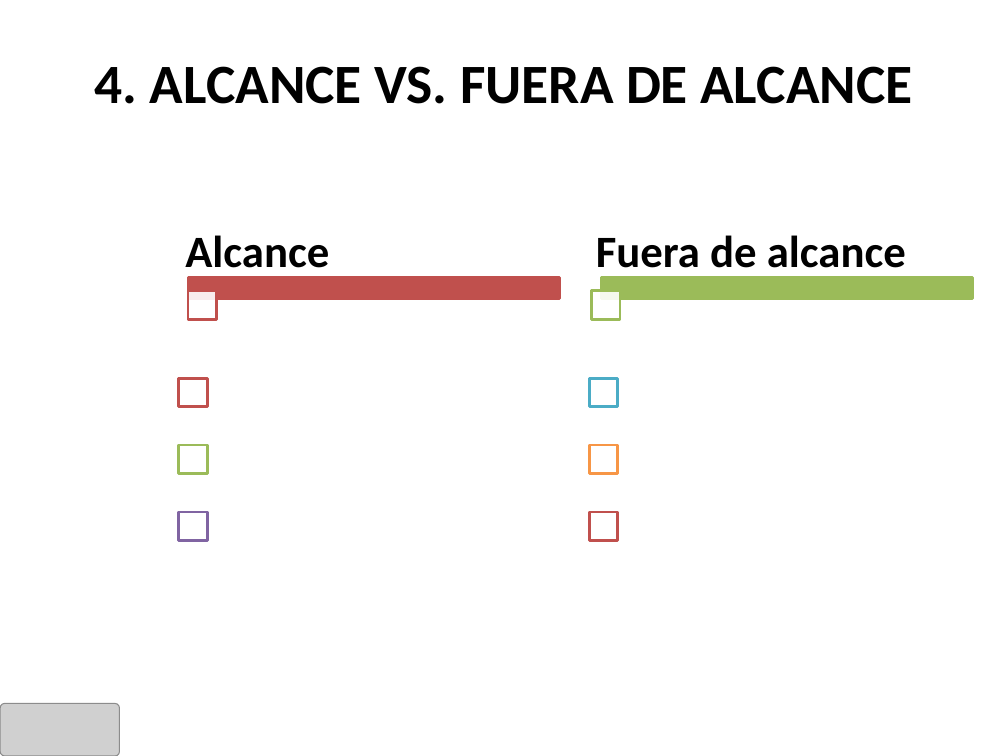
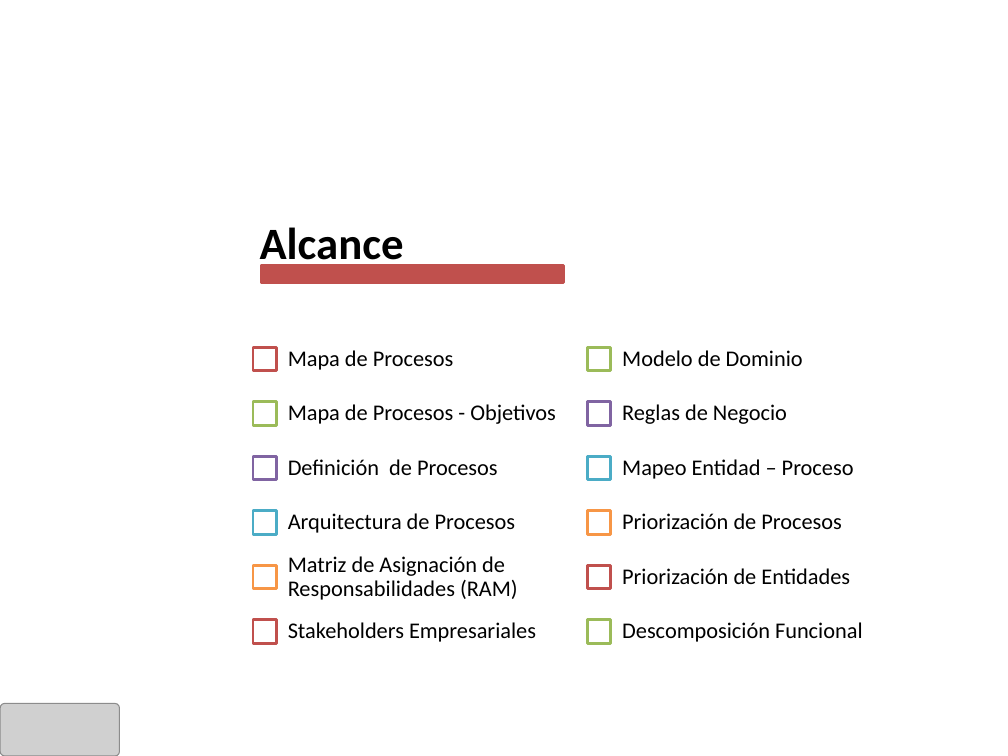
Before and after one commit to cms/proyecto-fya, a slide deck: slide 6 of Presentación Sem 7 - 2011.2/Presentación Final v1.0.pptx. Drawn at 1008x756 pixels with LibreOffice and Linux fonts; fonts in the diff are those of the drawing; grey boxes stand for pictures; background and template pictures are left out. Boxes give left, top, right and bottom in pixels: in the first picture for what was removed or moved away, otherwise in the second. Text is boxed around its words. In the diff, an @@ line names an element or a change of style, - is before the commit and + after.

```diff
--- a/Presentación Sem 7 - 2011.2/Presentación Final v1.0.pptx
+++ b/Presentación Sem 7 - 2011.2/Presentación Final v1.0.pptx
@@ title at bbox=[95, 66, 912, 104]: text changed; text colour #000000 to #FFFFFF @@
-4. ALCANCE VS. FUERA DE ALCANCE
+4 - ALCANCE VS. FUERA DE ALCANCE
@@ text "Alcance": place and size @@
-text "Alcance" at bbox=[185, 235, 329, 278]
+text "Alcance" at bbox=[260, 227, 404, 271]
@@ text removed at bbox=[596, 235, 906, 278] @@
-Fuera de alcance
@@ rectangle: place and size @@
-rectangle at bbox=[188, 278, 559, 299]
+rectangle at bbox=[261, 265, 563, 282]
@@ rectangle removed at bbox=[188, 290, 217, 319] @@
@@ rectangle removed at bbox=[601, 278, 972, 299] @@
@@ rectangle: place and size @@
-rectangle at bbox=[178, 378, 207, 406]
+rectangle at bbox=[253, 347, 276, 370]
@@ rectangle: place and size @@
-rectangle at bbox=[592, 290, 620, 319]
+rectangle at bbox=[588, 347, 611, 370]
@@ rectangle at bbox=[588, 347, 611, 370]: fill #FFFFFF at 90% opacity to #FFFFFF @@
@@ rectangle: place and size @@
-rectangle at bbox=[178, 446, 207, 474]
+rectangle at bbox=[253, 402, 276, 425]
@@ rectangle: place and size @@
-rectangle at bbox=[178, 512, 207, 540]
+rectangle at bbox=[253, 457, 276, 480]
@@ rectangle: place and size @@
-rectangle at bbox=[590, 378, 618, 406]
+rectangle at bbox=[588, 457, 611, 480]
@@ rectangle: place and size @@
-rectangle at bbox=[590, 446, 618, 474]
+rectangle at bbox=[588, 511, 611, 534]
@@ rectangle: place and size @@
-rectangle at bbox=[590, 512, 618, 540]
+rectangle at bbox=[588, 565, 611, 589]
@@ group added at bbox=[253, 350, 863, 643]: 12 texts, 5 rectangles @@
+Mapa de Procesos
+Mapa de Procesos - Objetivos
+Definición de Procesos
+Arquitectura de Procesos
+Matriz de Asignación de Responsabilidades (RAM)
+Stakeholders Empresariales
+Modelo de Dominio
+Reglas de Negocio
+Mapeo Entidad – Proceso
+Priorización de Procesos
+Priorización de Entidades
+Descomposición Funcional
```
Also in this commit, not shown: 6 other slides changed, 13 slides added, 4 slides removed, 1 other file.
